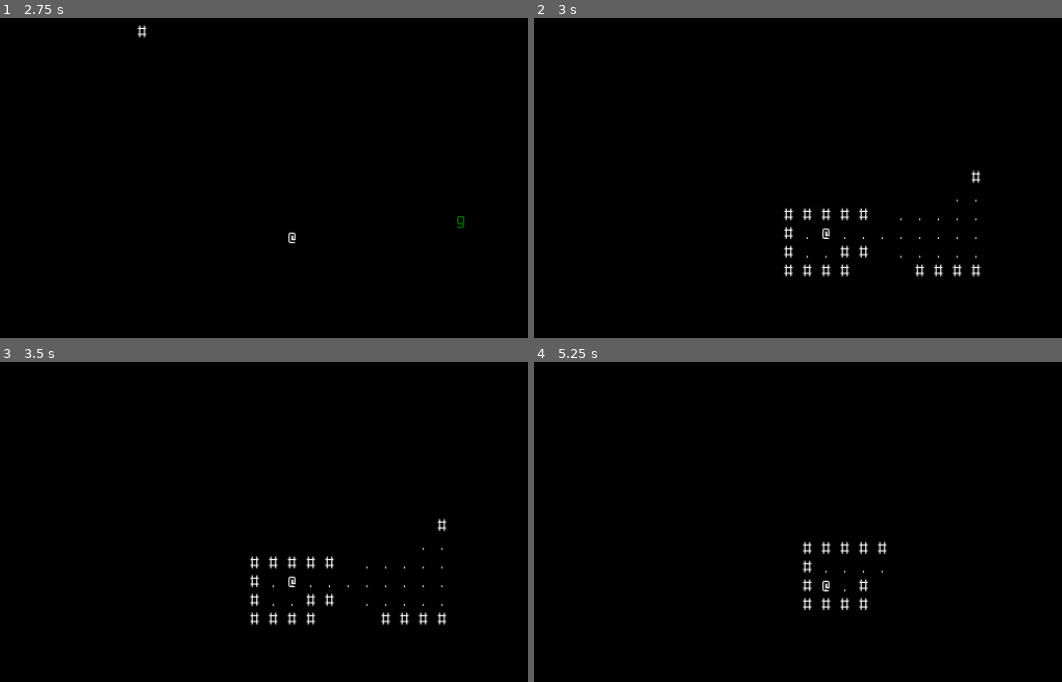
Above: before the commit, frames 1-4 (two rows, left to right).
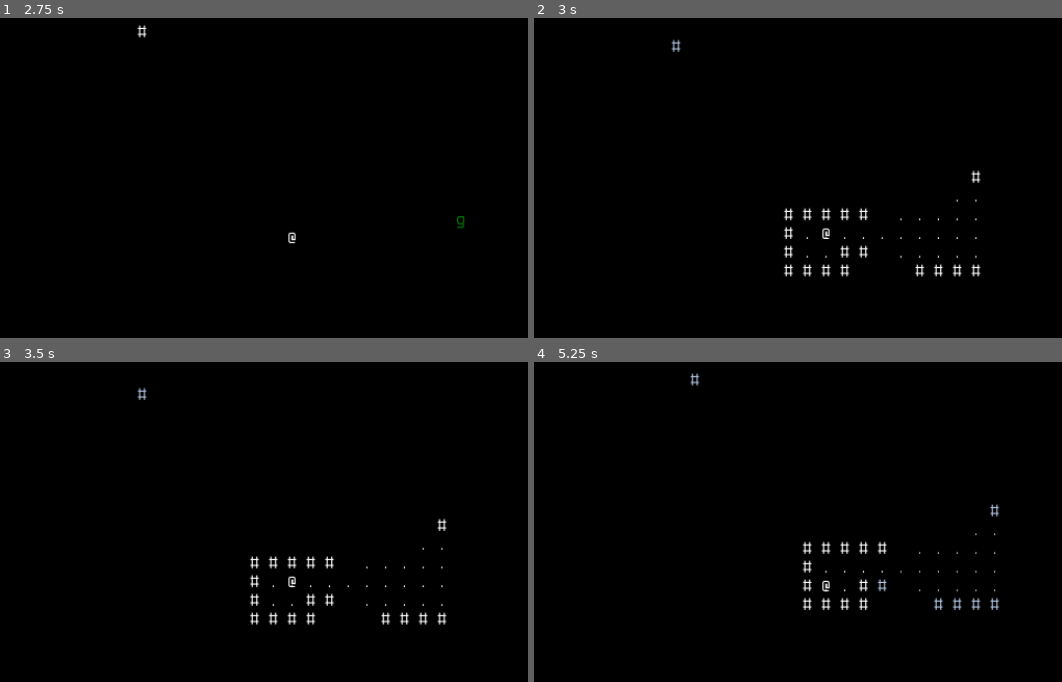
Above: after the commit, the same moments.

Repository: ElPresidentePoole/godot-rl
Game: Godot game, scene res://scenes/dungeon.tscn
Two runs of this game, one before a commit and one after it. Both use one fixed random seed, a clock stepped at 60 frames per second and the inputs below.
Inputs:
- Up to frame 1 (2.75 s): tap Enter at 0.5, 2 s; hold D (move_east) 0.53-1.28 s; tap Space at 1.25 s; hold S (move_south) 1.28-2.03 s; hold D (move_east) from 2.03 s (still down)
- Up to frame 2 (3 s): tap Space at 2.75 s; release D (move_east) at 2.78 s; hold W (move_north) from 2.78 s (still down)
- Up to frame 3 (3.5 s): keep holding W (move_north)
- Up to frame 4 (5.25 s): tap Enter at 3.5 s; release W (move_north) at 3.53 s; hold A (move_west) 3.53-5.03 s; tap Space at 5 s; hold S (move_south) from 5.03 s (still down)

Frame 1 is identical in both runs. In frame 2, less than 0.1% of the frame differs, in the area x 25-28%, y 6-11%; in frame 3, less than 0.1%; in frame 4, 0.4%, in the area x 29-89%, y 3-78%.

Commit message:
gonna try to work on this again

Diff:
--- a/scenes/cell_map.gd
+++ b/scenes/cell_map.gd
@@ -242,10 +242,10 @@
 	return m
 
 # Called when the node enters the scene tree for the first time.
-func _ready():
+func _ready() -> void:
 	generate_map()
 	generate_astar()
 
 # Called every frame. 'delta' is the elapsed time since the previous frame.
-func _process(delta):
+func _process(delta) -> void:
 	pass
--- a/scenes/chaseplayerai.gd
+++ b/scenes/chaseplayerai.gd
@@ -3,7 +3,7 @@
 @onready var astar: AStar2D
 @onready var cellmap: CellMap
 @onready var mrpas: MRPAS = cellmap.build_mrpas_from_map()
-var destination: Vector2
+var last_seen: Vector2
 const VIEW_DISTANCE: int = 3
 
 # Called when the node enters the scene tree for the first time.
@@ -25,11 +25,13 @@
 	if len(path) > 1 and path[1] != dest:
 		astar.set_point_disabled(cellmap.get_cell_id(position), false)
 		astar.set_point_disabled(cellmap.get_cell_id(path[1]), true)
-		#position = path[1]
 		await create_tween().tween_property(self, 'position', path[1], 0.1).finished
 
 func _on_player_turn_taken(new_player_state: Dictionary) -> void:
 	mrpas.clear_field_of_view()
 	mrpas.compute_field_of_view(cellmap.world_pos_to_cell(position), VIEW_DISTANCE)
 	if mrpas.is_in_view(cellmap.world_pos_to_cell(new_player_state['new_position'])):
+		last_seen = new_player_state['new_position']
 		move(new_player_state['new_position'])
+#	elif last_seen != null and last_seen != cellmap.world_pos_to_cell(position):
+#		move(new_player_state['new_position'])
--- a/scenes/player.gd
+++ b/scenes/player.gd
@@ -65,8 +65,15 @@
 	mrpas.clear_field_of_view()
 	mrpas.compute_field_of_view(player_cell_pos, 8)
 	for c in cellmap.get_children(): # XXX: should the fov code for the player go in player.gd?
-		if mrpas.is_in_view(cellmap.world_pos_to_cell(c.position)):
+		var cell_pos: Vector2 = cellmap.world_pos_to_cell(c.position)
+		if mrpas.is_in_view(cell_pos):
+			if not cell_pos in seen_tiles:
+				seen_tiles.append(cell_pos)
 			c.show()
+			c.symbol.modulate = Color.WHITE
+		elif cell_pos in seen_tiles:
+			c.show()
+			c.symbol.modulate = Color.LIGHT_STEEL_BLUE
 		else:
 			c.hide()
 	for m in mobs:
